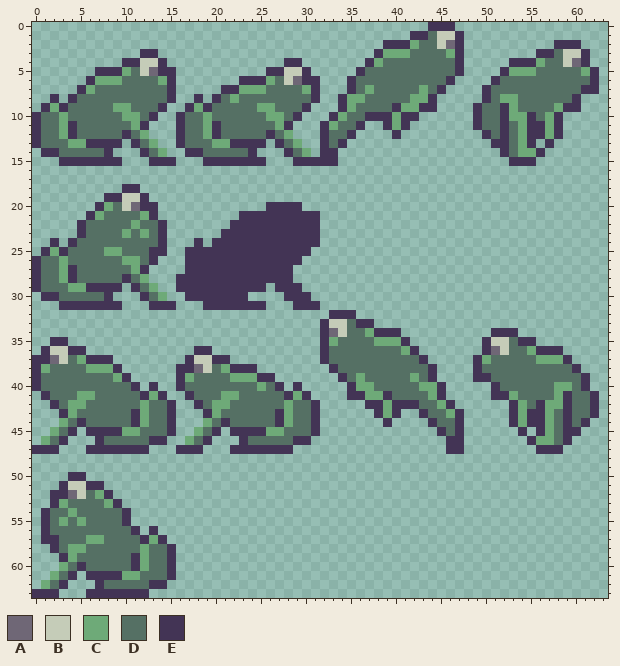
Edited in one commit: pixel-art sprite (SwampJump/Output/Assets/textures/frog.png). That is the earlier state.
The file is 64x64 pixels.
Palette (. is transparent): A #6f6776  B #c5ccb8  C #6eaa78  D #557064  E #433455
New version:
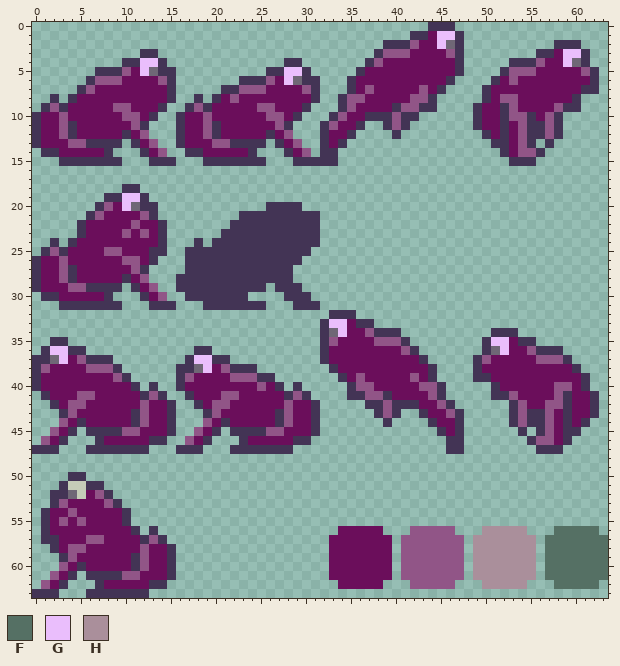
Colours new in this view: F #557064  G #eabefc  H #aa8f9b
Edits made:
colour C: #6eaa78 -> #915587
colour D: #557064 -> #6b0e5b
y 1: x 45..46 BB -> GG
y 2: x 45 B -> G
y 3: x 59..60 BB -> GG
y 4: x 12..13 BB -> GG; x 59 B -> G
y 5: x 12 B -> G; x 28..29 BB -> GG
y 6: x 28 B -> G; x 53 D -> C
y 19: x 10..11 BB -> GG
y 20: x 10 B -> G
y 33: x 33..34 BB -> GG
y 34: x 34 B -> G
y 35: x 51..52 BB -> GG
y 36: x 2..3 BB -> GG; x 52 B -> G
y 37: x 3 B -> G; x 18..19 BB -> GG
y 38: x 19 B -> G
y 42: x 56 E -> D
y 56: x 34..38 ..... -> DDDDD; x 42..46 ..... -> CCCCC; x 50..54 ..... -> HHHHH; x 58..62 ..... -> FFFFF
y 57..61: x 33..39 ....... -> DDDDDDD; x 41..47 ....... -> CCCCCCC; x 49..55 ....... -> HHHHHHH; x 57..63 ....... -> FFFFFFF
y 62: x 34..38 ..... -> DDDDD; x 42..46 ..... -> CCCCC; x 50..54 ..... -> HHHHH; x 58..62 ..... -> FFFFF
